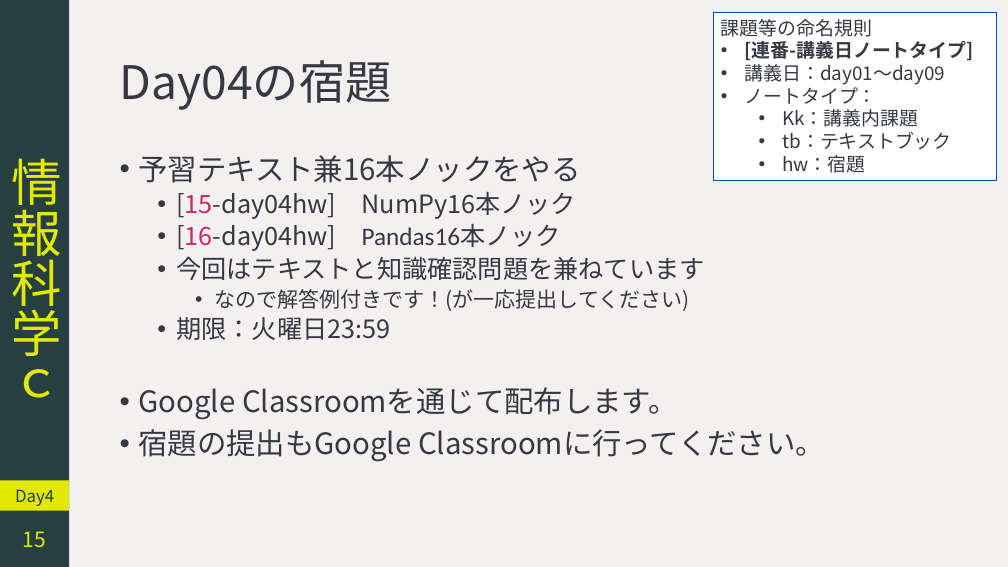
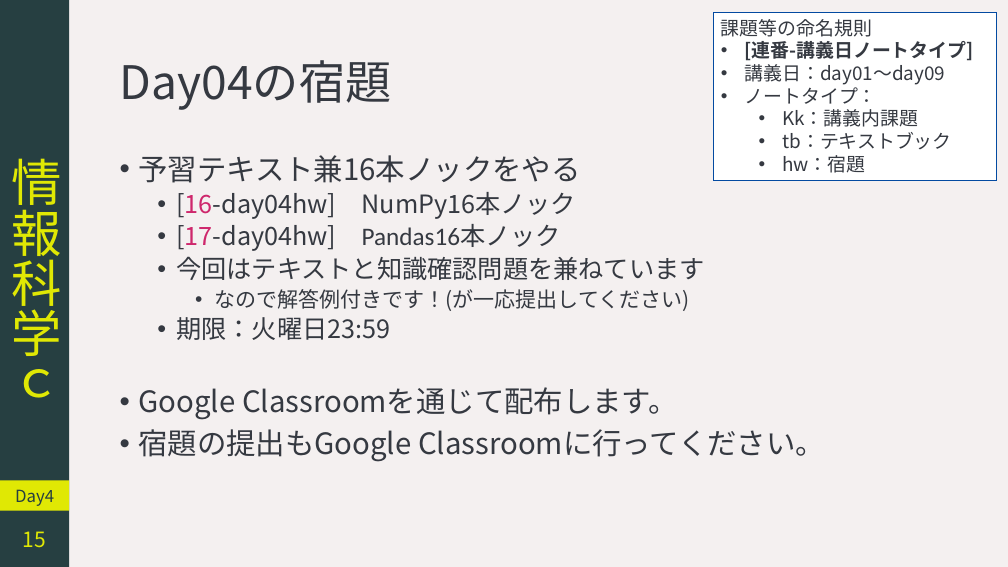
Before and after one commit to YokoyamaLab/PythonBasics, a slide deck: slide 15 of slides/computerScience_day4.pptx. Drawn at 1008x567 pixels with LibreOffice and Linux fonts; fonts in the diff are those of the drawing. Boxes give left, top, right and bottom in pixels: in the first picture for what was removed or moved away, otherwise in the second. Text is boxed around its words. In the diff, an @@ line names an element or a change of style, - is before the commit and + after.

```diff
--- a/slides/computerScience_day4.pptx
+++ b/slides/computerScience_day4.pptx
@@ text at [176, 192, 576, 251]: text changed @@
-  • [15-day04hw] NumPy16本ノック
-  • [16-day04hw] Pandas16本ノック
+  • [16-day04hw] NumPy16本ノック
+  • [17-day04hw] Pandas16本ノック
```
Also in this commit, not shown: 1 other slide changed.
